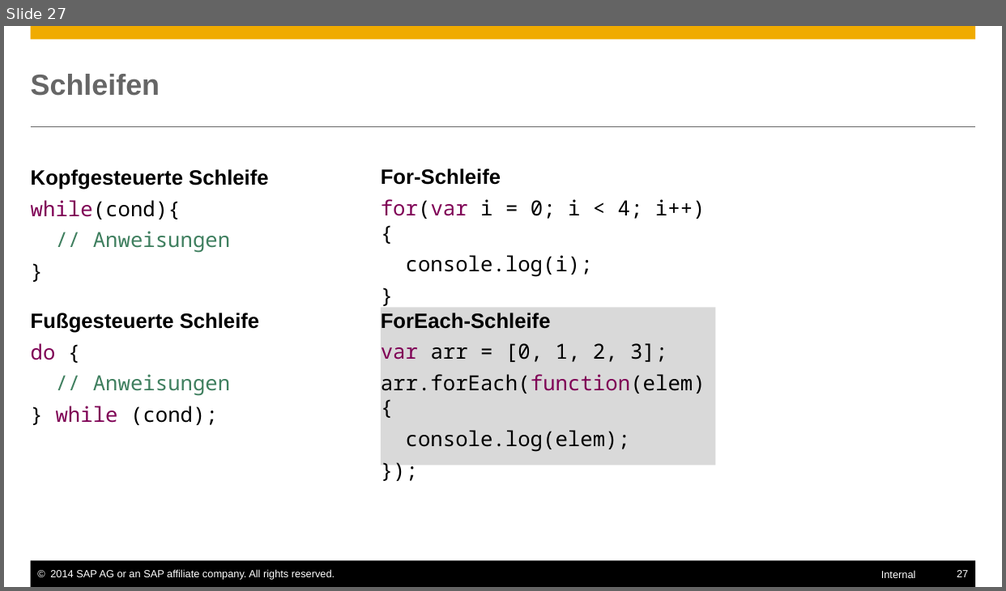
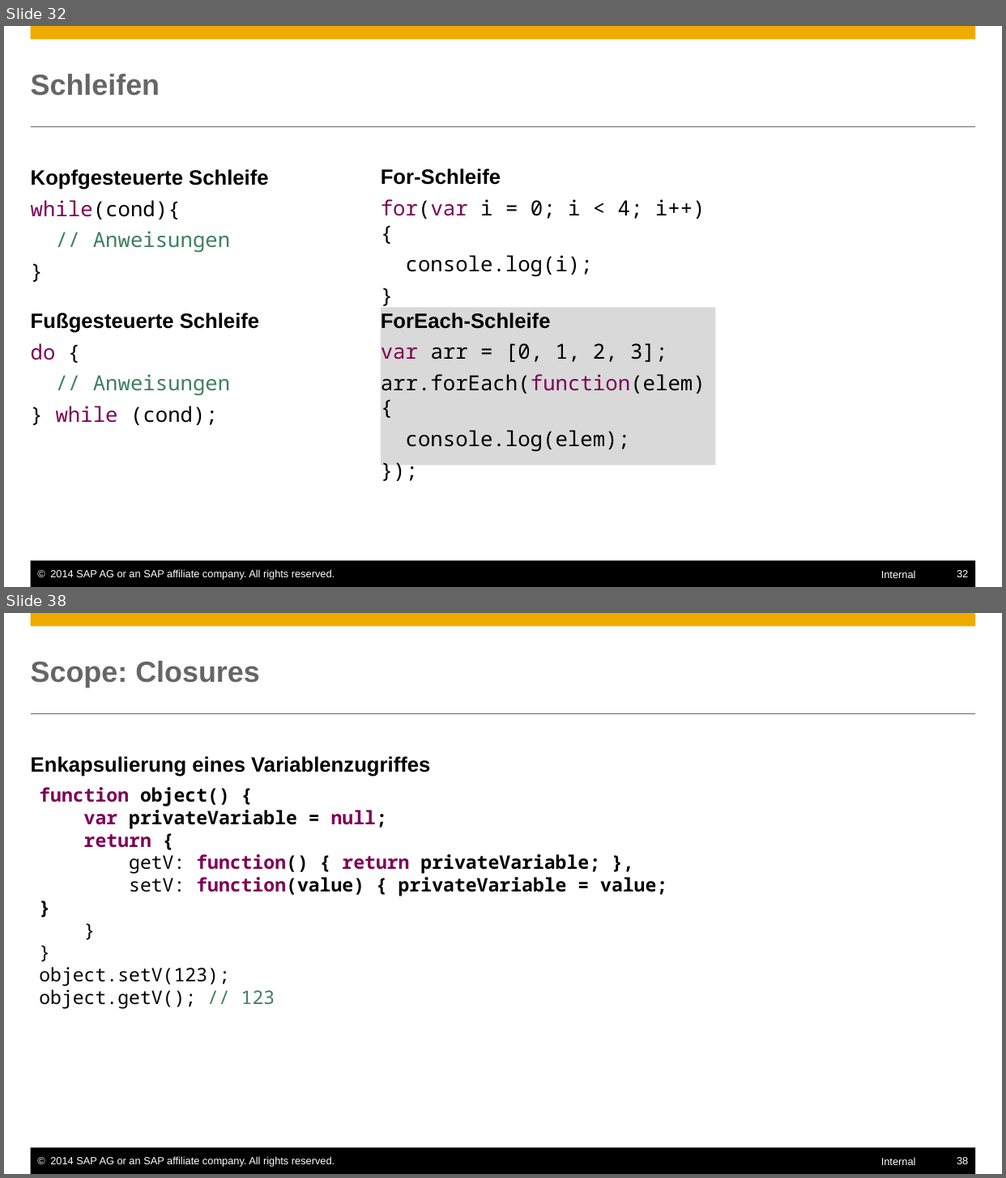
Before and after one commit to ofrendo/JSCrossCourse, a slide deck: JSCrosscourse.pptx. Shown one above the other, each under a label of ours: slide 27 before the commit, slides 32 and 38 after it; the slides between them are not shown. The pictures are 1006x591 and 1006x1178 pixels, drawn with LibreOffice and Linux fonts; fonts in the diff are those of the drawing. Boxes give left, top, right and bottom in pixels: in the first picture for what was removed or moved away, otherwise in the second. Text is boxed around its words. In the diff, an @@ line names an element or a change of style, - is before the commit and + after.

```diff
--- a/JSCrosscourse.pptx
+++ b/JSCrosscourse.pptx
@@ slide 38 added at (4,613,1002,1174), background #FFFFFF; not listed: 6 template elements that a slide beside it also shows @@
@@ title added at (31,661,260,688), 28 pt, text #666666, bold @@
+Scope: Closures
@@ text added at (31,756,430,777), 20 pt, text #000000, bold @@
+Enkapsulierung eines Variablenzugriffes
@@ text added at (39,787,667,1008), 18 pt, text #000000, bold @@
+function object() {
+var privateVariable = null;
+return {
+getV: function() { return privateVariable; },
+setV: function(value) { privateVariable = value; }
+}
+}
+object.setV(123);
+object.getV(); // 123
@@ what was slide 27 is now slide 32 @@
@@ page number at (957,570,968,578): text changed @@
-27
+32
```
Also in this commit, not shown: 1 slide changed, 23 other slides added, 1 other file.
